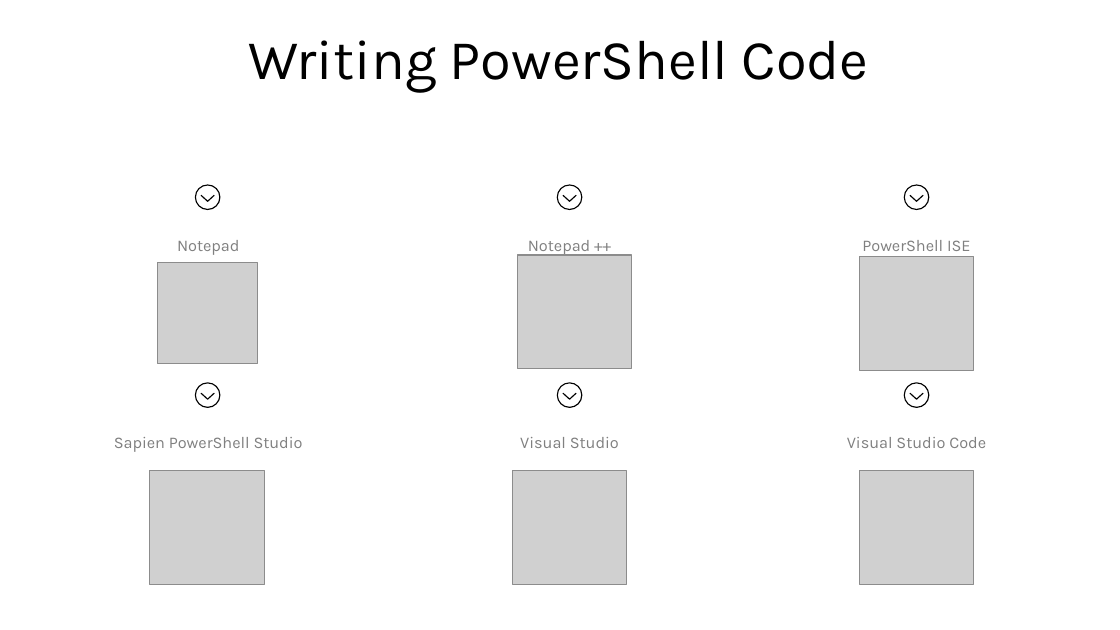
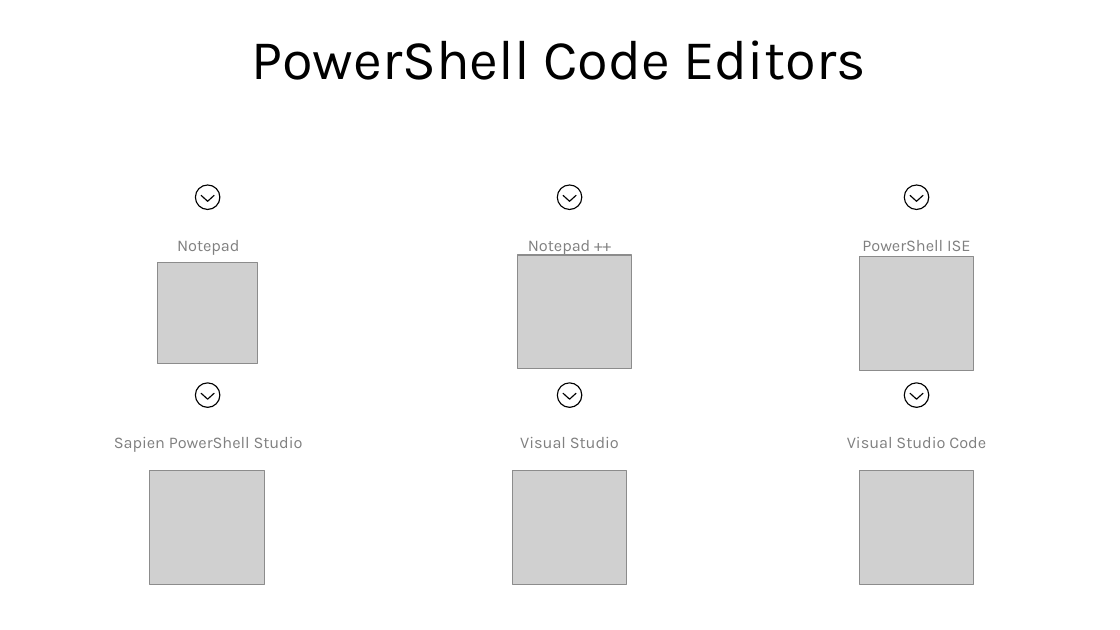
Before and after one commit to SQLDBAWithABeard/Presentations, a slide deck: slide 7 of 2018/24 HoP/PowerShell.pptx. Drawn at 1120x630 pixels with LibreOffice and Linux fonts; fonts in the diff are those of the drawing; grey boxes stand for pictures; background and template pictures are left out. Boxes give left, top, right and bottom in pixels: in the first picture for what was removed or moved away, otherwise in the second. Text is boxed around its words. In the diff, an @@ line names an element or a change of style, - is before the commit and + after.

```diff
--- a/2018/24 HoP/PowerShell.pptx
+++ b/2018/24 HoP/PowerShell.pptx
@@ title at (251,40,866,80): text changed @@
-Writing PowerShell Code
+PowerShell Code Editors
```
Also in this commit, not shown: 1 other file.
